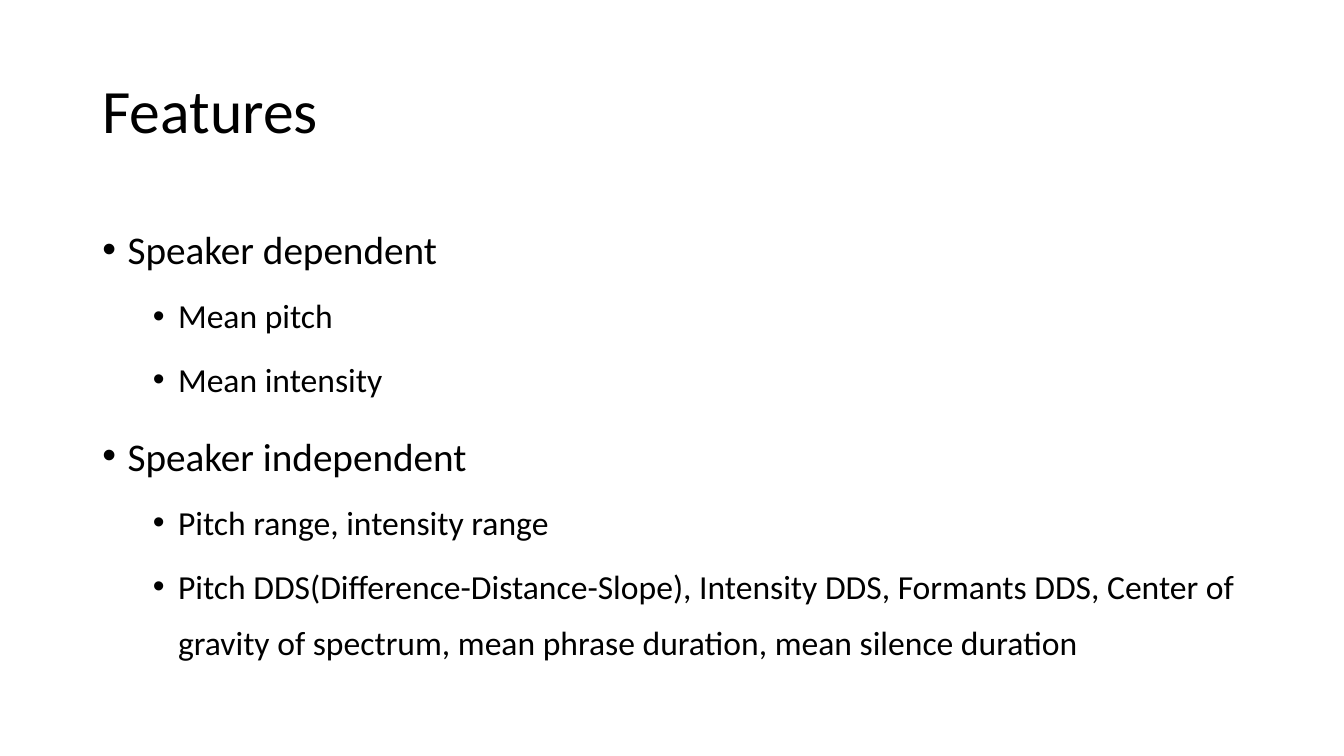
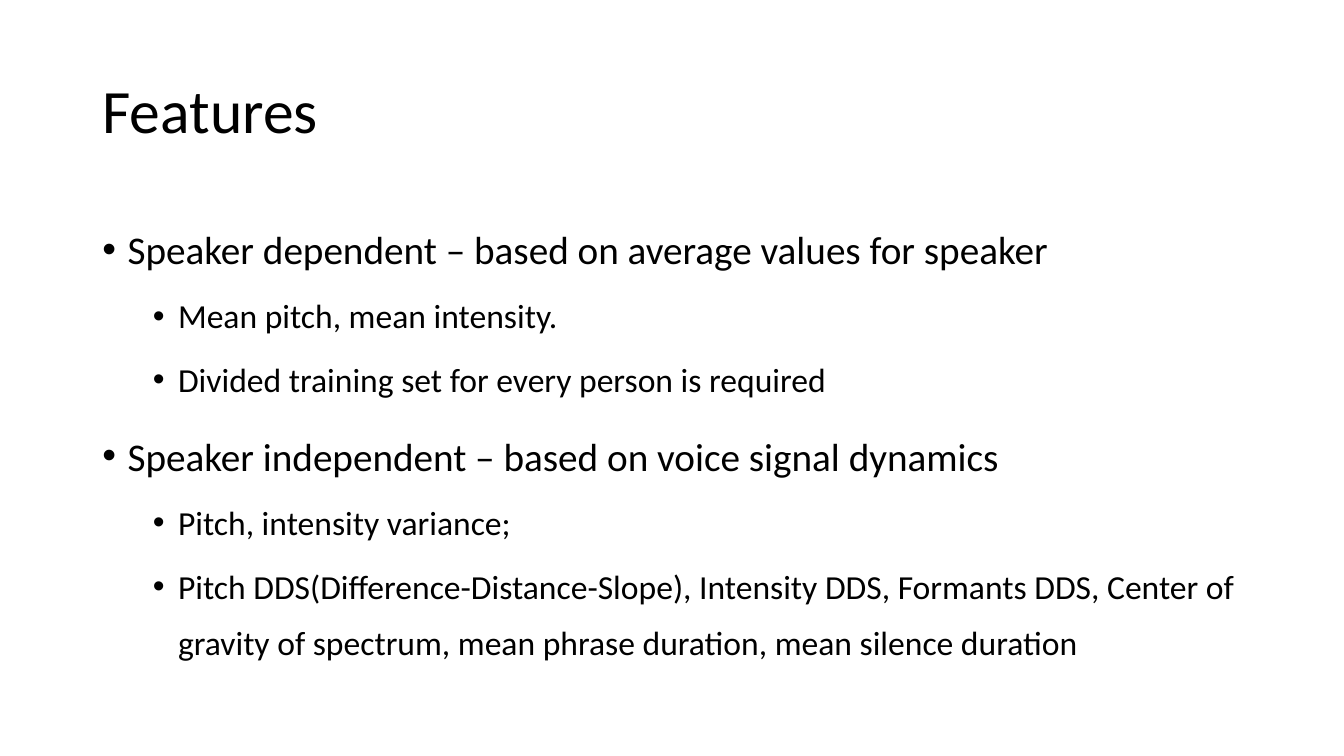
Before and after one commit to aydar-musin/Thesis, a slide deck: slide 9 of Thesis.pptx (slide 7 before the commit). Drawn at 1344x756 pixels with LibreOffice and Linux fonts; fonts in the diff are those of the drawing. Boxes give left, top, right and bottom in pixels: in the first picture for what was removed or moved away, otherwise in the second. Text is boxed around its words. In the diff, an @@ line names an element or a change of style, - is before the commit and + after.

```diff
--- a/Thesis.pptx
+++ b/Thesis.pptx
@@ text at (128,236,1048,541): text changed; size 24 to 28 pt @@
-• Speaker dependent
-  • Mean pitch
-  • Mean intensity
-• Speaker independent
-  • Pitch range, intensity range
+• Speaker dependent – based on average values for speaker
+  • Mean pitch, mean intensity.
+  • Divided training set for every person is required
+• Speaker independent – based on voice signal dynamics
+  • Pitch, intensity variance;
```
Also in this commit, not shown: 13 other slides changed, 14 slides added, 3 slides removed, 30 other files.
